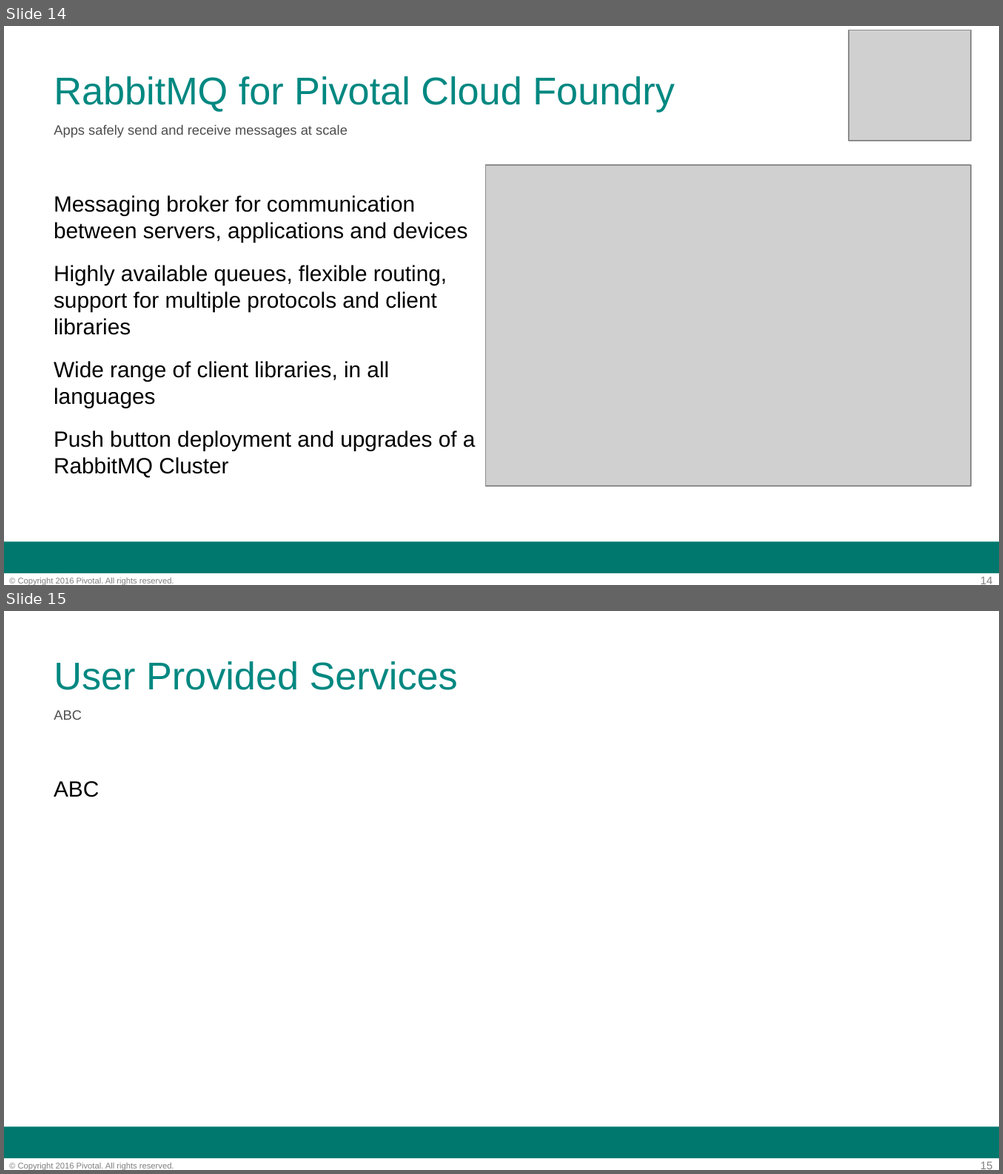
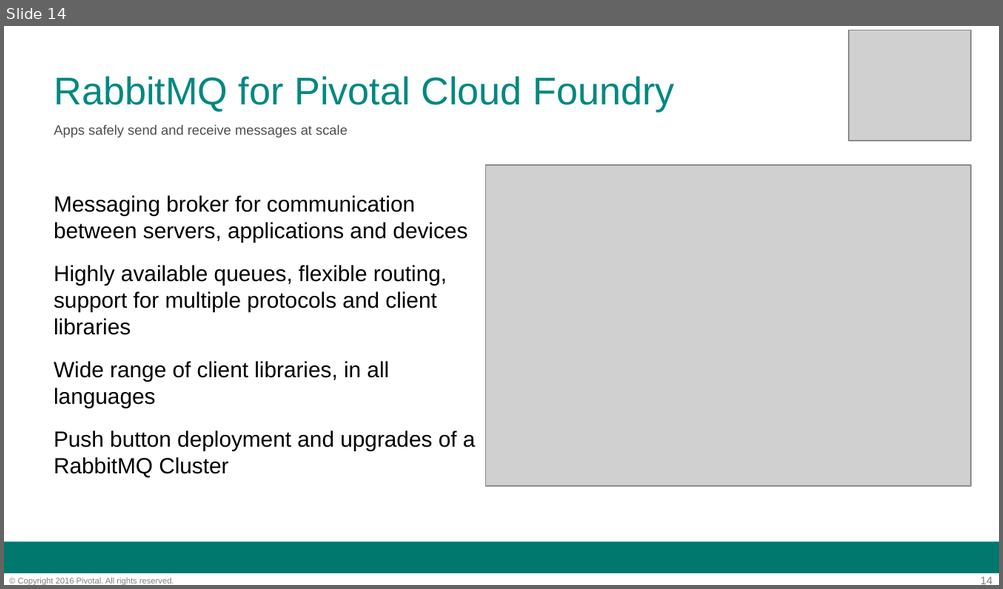
Before and after one commit to phopper-pivotal/PCF-Workshop, a slide deck: PCF-Workshop-Developer/slides/02-Dev_Workshop-Services_Overview.ppt. Shown one above the other, each under a label of ours: slides 14 and 15 before the commit, slide 14 after it. The pictures are 1003x1174 and 1003x589 pixels, drawn with LibreOffice and Linux fonts; fonts in the diff are those of the drawing; grey boxes stand for pictures; background and template pictures are left out. Boxes give left, top, right and bottom in pixels: in the first picture for what was removed or moved away, otherwise in the second. Text is boxed around its words. In the diff, an @@ line names an element or a change of style, - is before the commit and + after.

```diff
--- a/PCF-Workshop-Developer/slides/02-Dev_Workshop-Services_Overview.ppt
+++ b/PCF-Workshop-Developer/slides/02-Dev_Workshop-Services_Overview.ppt
@@ slide 15 removed at bbox=[4, 611, 999, 1170], background #FFFFFF; not listed: 3 template elements that a slide beside it also shows @@
@@ title removed at bbox=[54, 661, 458, 690] @@
-User Provided Services
@@ text removed at bbox=[54, 710, 82, 720] @@
-ABC
@@ text removed at bbox=[54, 781, 99, 797] @@
-ABC
```
Also in this commit, not shown: 2 slides added, 2 other files.
